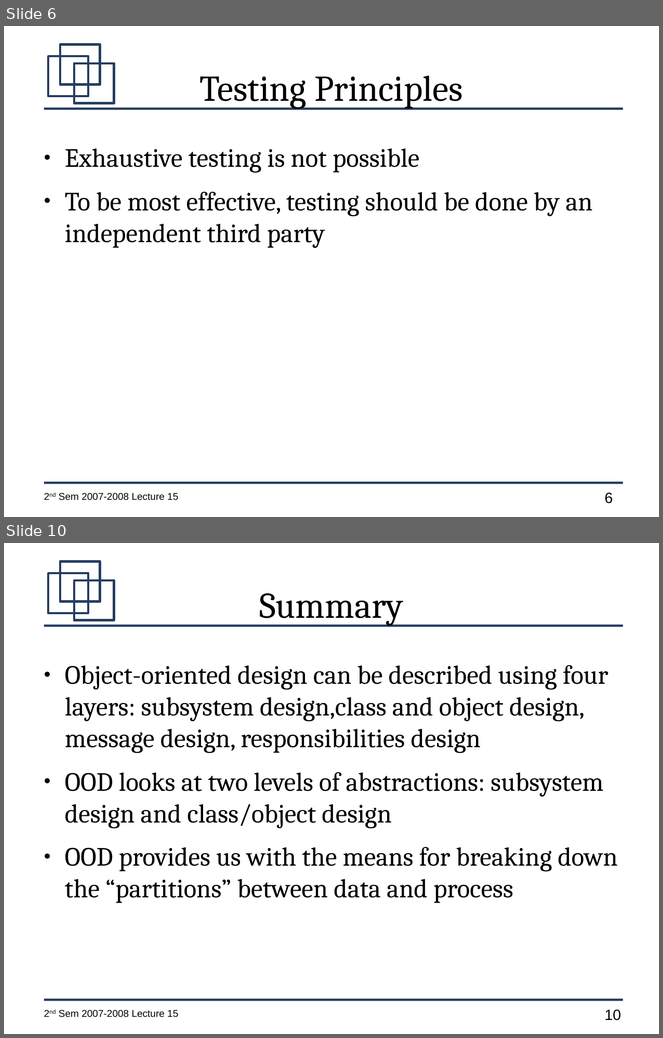
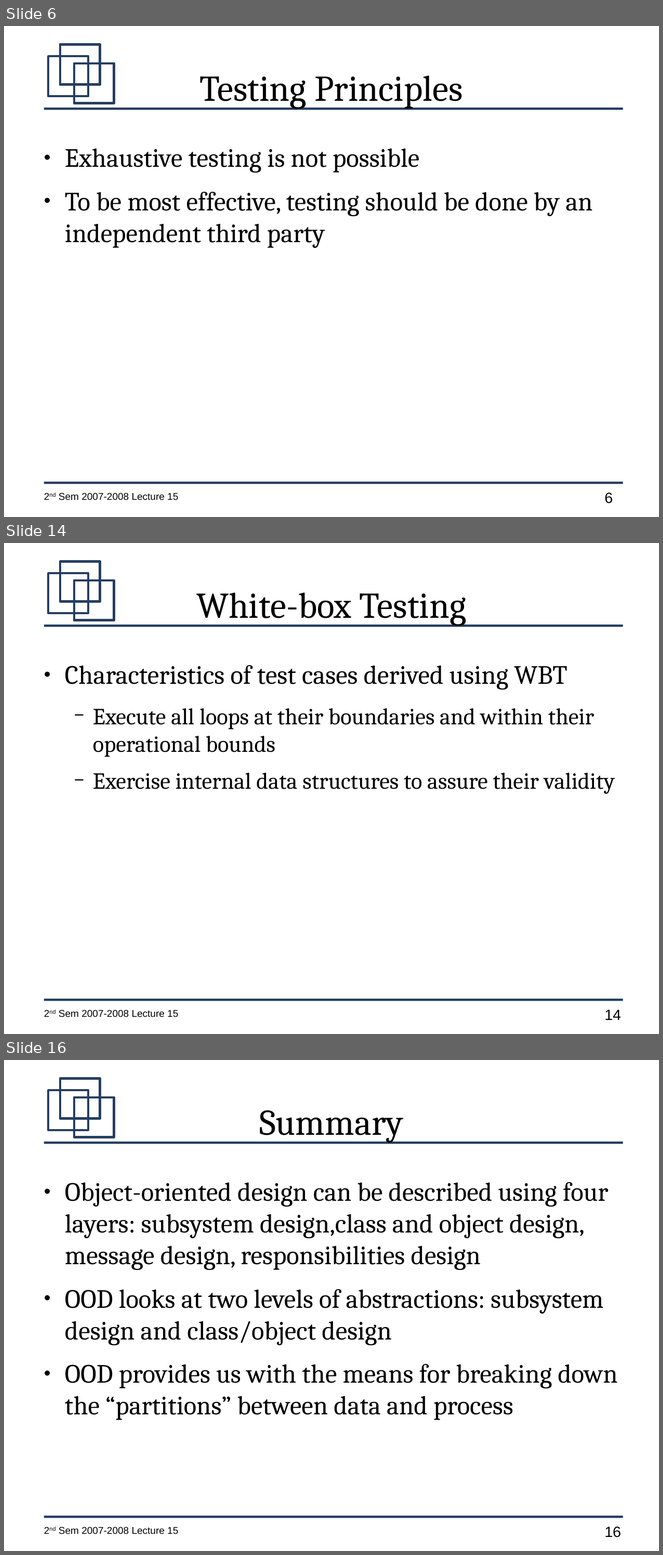
Before and after one commit to jachermocilla/jach-homepage, a slide deck: CMSC128-2nd-Sem-2007-L15.odp. Shown one above the other, each under a label of ours: slides 6 and 10 before the commit, slides 6, 14 and 16 after it; the slides between them are not shown. The pictures are 663x1038 and 663x1555 pixels, drawn with LibreOffice and Linux fonts; fonts in the diff are those of the drawing. Boxes give left, top, right and bottom in pixels: in the first picture for what was removed or moved away, otherwise in the second. Text is boxed around its words. In the diff, an @@ line names an element or a change of style, - is before the commit and + after.

```diff
--- a/CMSC128-2nd-Sem-2007-L15.odp
+++ b/CMSC128-2nd-Sem-2007-L15.odp
@@ slide 14 added at [4,543,659,1034], background #FFFFFF; not listed: 7 template elements that a slide beside it also shows @@
@@ title added at [196,592,466,626], 44 pt, text #000000 @@
+White-box Testing
@@ text added at [65,665,615,794], 28 pt, text #000000 @@
+● Characteristics of test cases derived using WBT
+  − Execute all loops at their boundaries and within their operational bounds
+  − Exercise internal data structures to assure their validity
@@ what was slide 10 is now slide 16 @@
@@ page number at [605,1527,621,1538]: text changed @@
-10
+16
```
Also in this commit, not shown: 6 slides changed, 5 other slides added.
